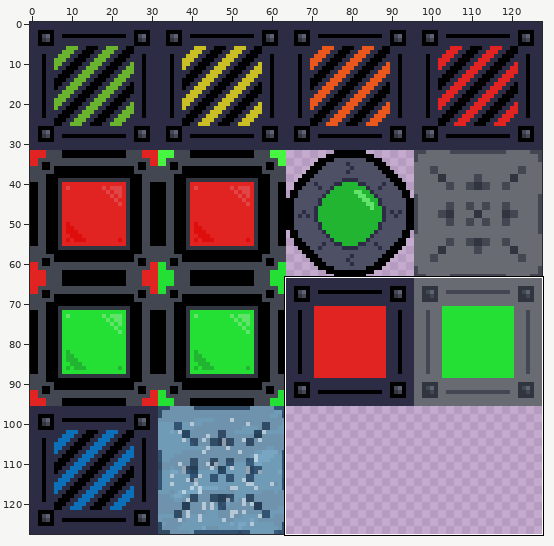
Two versions of one sprite sheet, Assets/Sprites/level_layout.png. Above: a wide view before the commit, with the close-up outlined.
Close-up. Before:
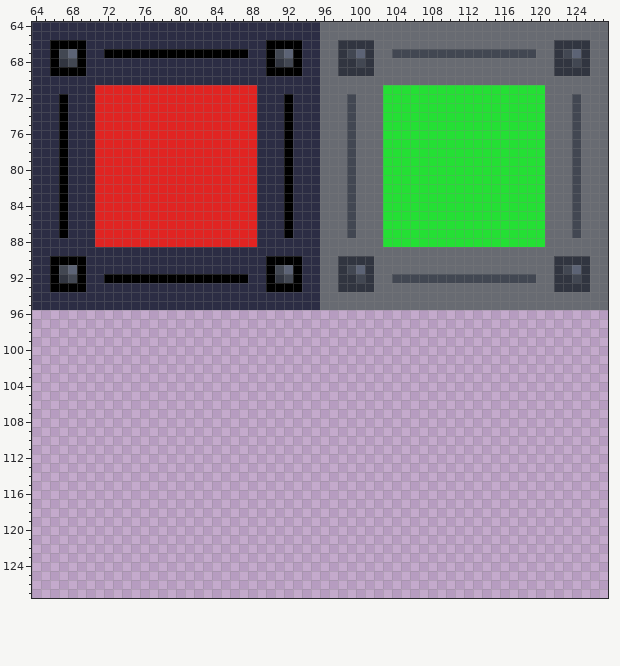
The file is 128x128 pixels. Colours within 5 levels of each other are drawn and written as one. Shown: x 64..127, y 64..127.
The same view after the edit:
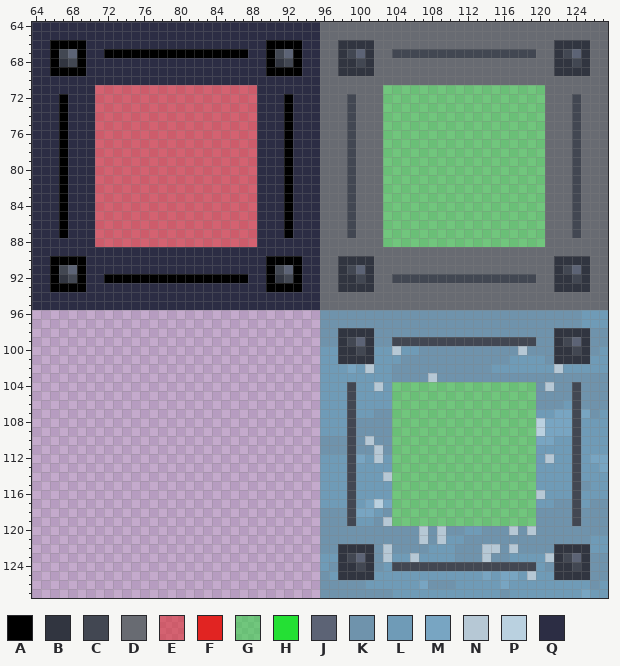
Palette (. is transparent): A #000000  B #313540  C #424752  D #686b72  E #e1242289  F #e12422  G #24e03485  H #24e034  J #5c6375  K #6f93ac  L #6f9bb7  M #78a5c2  N #b6c8d5  P #bad1e0  Q #2c2d44
What changed:
Changed rows in their new state; - is an unchanged pixel.
first column x 71:
 71 EEEEEEEEEEEEEEEEEE--------------GGGGGGGGGGGGGGGGGG
 72 EEEEEEEEEEEEEEEEEE--------------GGGGGGGGGGGGGGGGGG
 73 EEEEEEEEEEEEEEEEEE--------------GGGGGGGGGGGGGGGGGG
 74 EEEEEEEEEEEEEEEEEE--------------GGGGGGGGGGGGGGGGGG
 75 EEEEEEEEEEEEEEEEEE--------------GGGGGGGGGGGGGGGGGG
 76 EEEEEEEEEEEEEEEEEE--------------GGGGGGGGGGGGGGGGGG
 77 EEEEEEEEEEEEEEEEEE--------------GGGGGGGGGGGGGGGGGG
 78 EEEEEEEEEEEEEEEEEE--------------GGGGGGGGGGGGGGGGGG
 79 EEEEEEEEEEEEEEEEEE--------------GGGGGGGGGGGGGGGGGG
 80 EEEEEEEEEEEEEEEEEE--------------GGGGGGGGGGGGGGGGGG
 81 EEEEEEEEEEEEEEEEEE--------------GGGGGGGGGGGGGGGGGG
 82 EEEEEEEEEEEEEEEEEE--------------GGGGGGGGGGGGGGGGGG
 83 EEEEEEEEEEEEEEEEEE--------------GGGGGGGGGGGGGGGGGG
 84 EEEEEEEEEEEEEEEEEE--------------GGGGGGGGGGGGGGGGGG
 85 EEEEEEEEEEEEEEEEEE--------------GGGGGGGGGGGGGGGGGG
 86 EEEEEEEEEEEEEEEEEE--------------GGGGGGGGGGGGGGGGGG
 87 EEEEEEEEEEEEEEEEEE--------------GGGGGGGGGGGGGGGGGG
 88 EEEEEEEEEEEEEEEEEE--------------GGGGGGGGGGGGGGGGGG
first column x 96:
 96 KKKKKKKKKKKKKKKKKKKKKKKKKKKKKLLL
 97 KKKKKKKKKKKKKKKKKKKKKKKKKKKKKLLL
 98 KKBBBBKKKKKKKKKKKKKKKKKKKKBBBBKK
 99 KKBCJBKKCCCCCCCCCCCCCCCCKKBCJBKK
100 LLBBCBLLNLLKKKKKKKKKKKNKKKBBCBKL
101 LLBBBBLLLKKKKKKKKKKKKLLLLKBBBBLL
102 LLLMLNLLKKKKKKKKKKKLLLLLLLNLLLLL
103 LLLLLLLLKKKKNKKKKKKKKKKKKKKKKKKK
104 LLLCLLNLGGGGGGGGGGGGGGGGKNKKCKKK
105 LLLCLLLLGGGGGGGGGGGGGGGGKKKKCKKK
106 LLLCLLLLGGGGGGGGGGGGGGGGKKKLCKKK
107 LLLCLLKKGGGGGGGGGGGGGGGGLLMMCMKL
108 LLLCKKKKGGGGGGGGGGGGGGGGPMMMCLLL
109 LLLCKKKKGGGGGGGGGGGGGGGGPMMMCLLL
110 KKKCKNKKGGGGGGGGGGGGGGGGMMLLCLLL
111 KKKCKKNKGGGGGGGGGGGGGGGGLLLLCLLL
112 LLLCMLNLGGGGGGGGGGGGGGGGLNLLCLMM
113 LLLCLLLLGGGGGGGGGGGGGGGGLLLLCLLM
114 LLLCLLLNGGGGGGGGGGGGGGGGLLLLCLLL
115 LLLCLLLLGGGGGGGGGGGGGGGGLLLLCKLL
116 LLLCLLLLGGGGGGGGGGGGGGGGNLLLCLLL
117 LLLCLMPMGGGGGGGGGGGGGGGGLLKKCLKK
118 KKKCMMLKGGGGGGGGGGGGGGGGKKKKCKKK
119 KKKCLLKNGGGGGGGGGGGGGGGGKKKKCKKK
120 KKKKKKKKKKKNKNKKLLKKKNKNKKKKKKKK
121 KKKKKKKKKKKNKNLLKKKKKKKKKKKKKKLL
122 KKBBBBKNKKKKLLLKKKNNKNKKKKBBBBLL
123 LLBCJBKNLLNLLLLKKKNKKLLLLNBCJBKK
124 LKBBCBKLCCCCCCCCCCCCCCCCLKBBCBKK
125 KLBBBBLLLLLLLLLLLLMLMMLNLLBBBBKK
126 KKKKKLLLLLLMKKKLLLLLMLLLLLLLLLKL
127 KKKKKKKKLLLLLLLLLLLLKLLLLLLLLMLL
